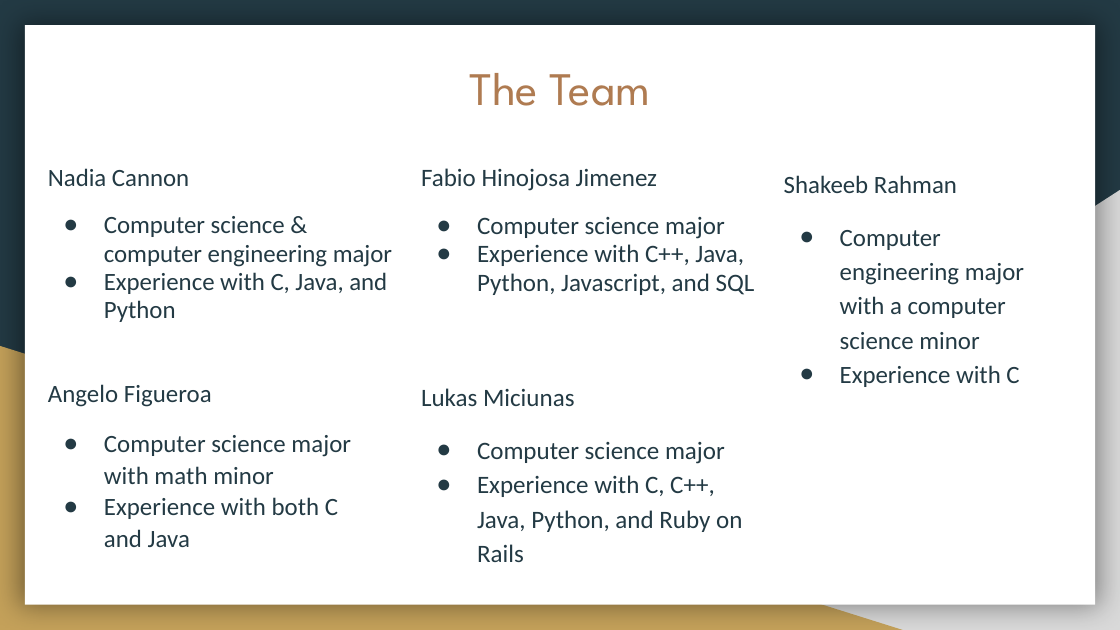
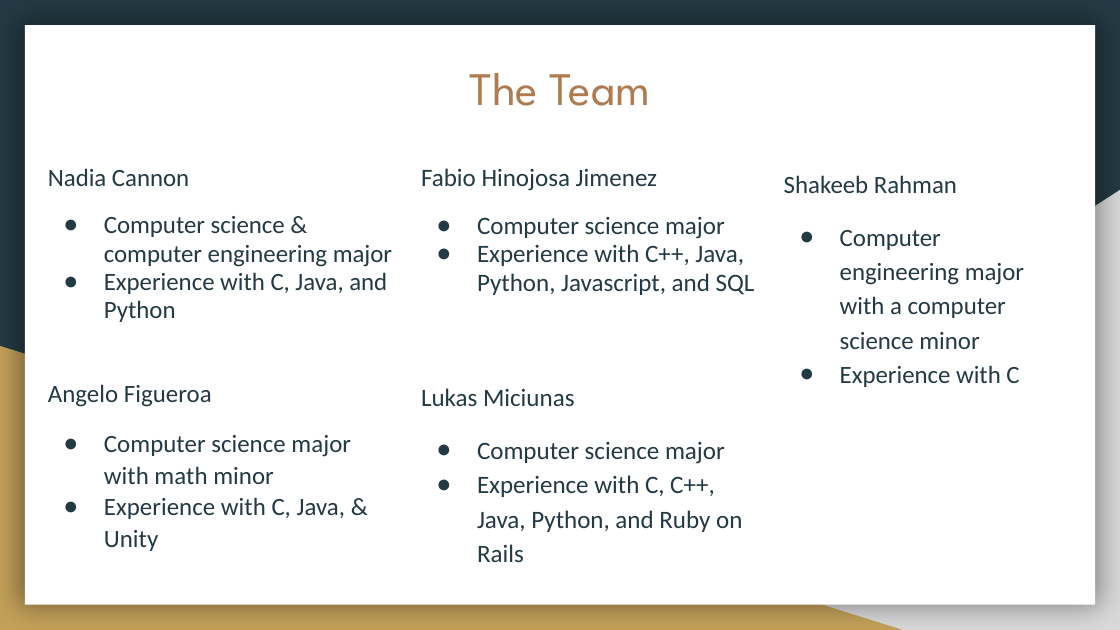
Before and after one commit to shakeebur/CIS434-TermProject-Group1, a slide deck: slide 2 of Project demonstration.pptx. Drawn at 1120x630 pixels with LibreOffice and Linux fonts; fonts in the diff are those of the drawing. Boxes give left, top, right and bottom in pixels: in the first picture for what was removed or moved away, otherwise in the second. Text is boxed around its words. In the diff, an @@ line names an element or a change of style, - is before the commit and + after.

```diff
--- a/Project demonstration.pptx
+++ b/Project demonstration.pptx
@@ text at [104,497,346,551]: text changed @@
-● Experience with both C and Java
+● Experience with C, Java, & Unity
```
Also in this commit, not shown: 8 other slides changed, 2 slides added, 1 slide removed.
